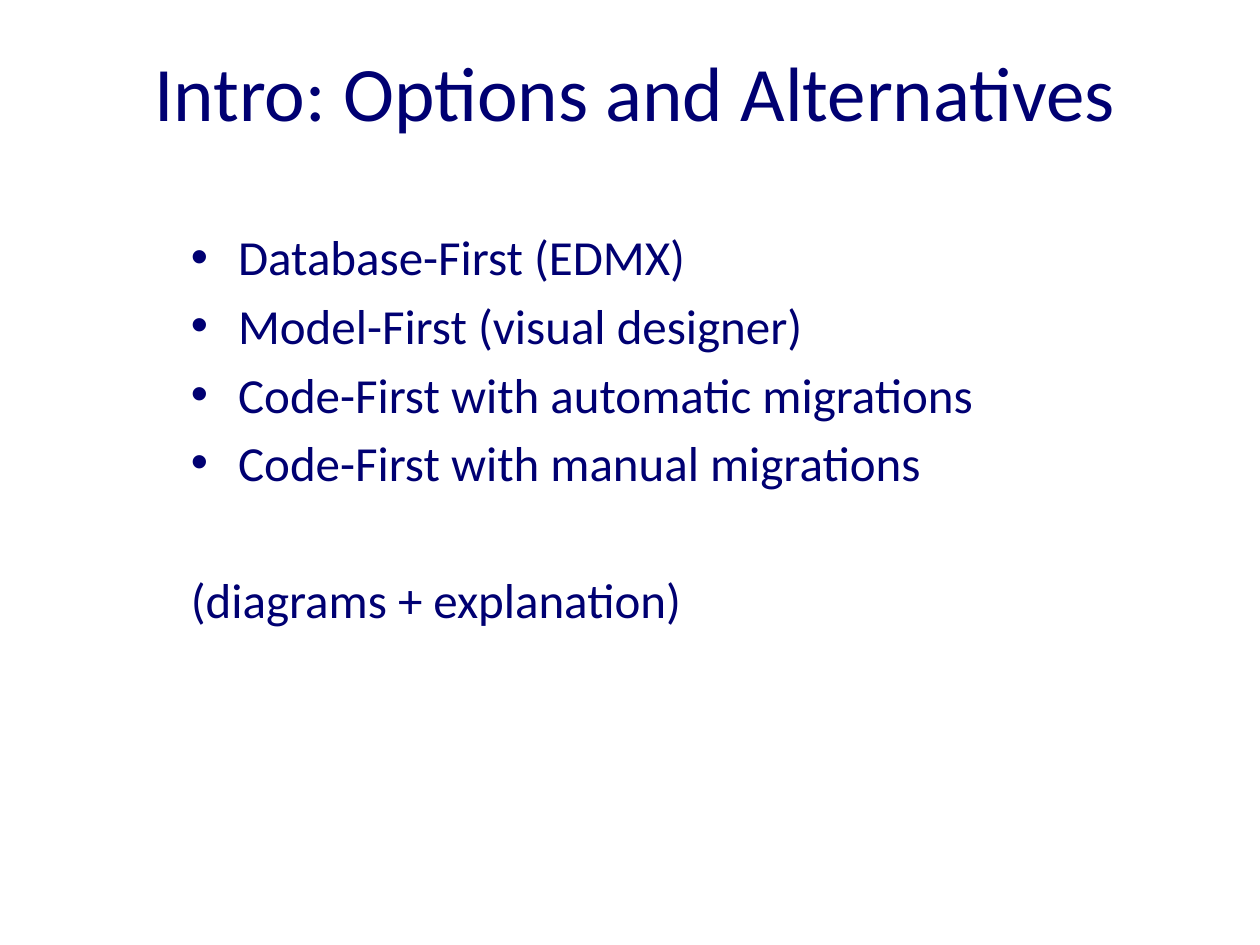
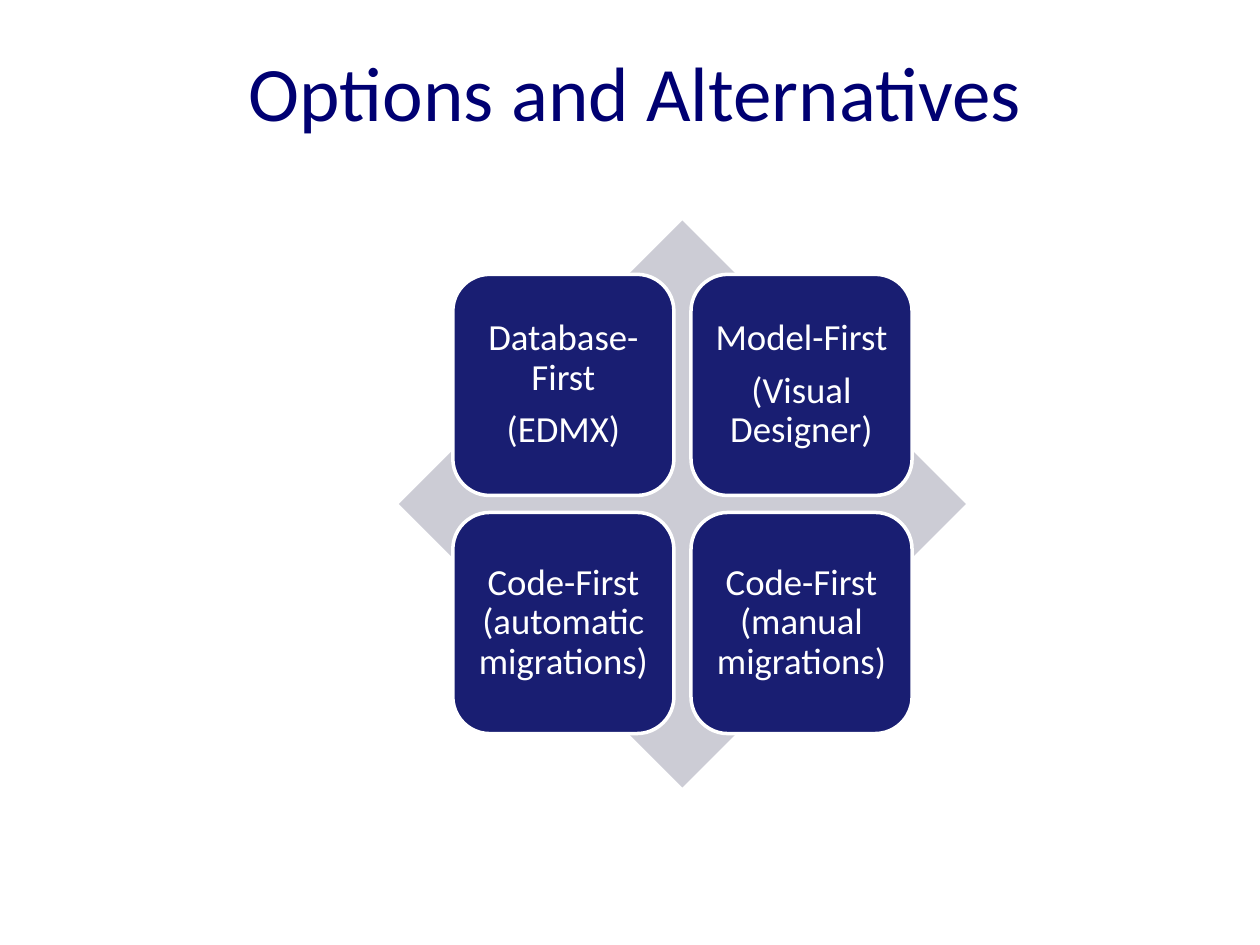
Before and after one commit to excellalabs/ExcellaLean, a slide deck: slide 6 of _presentations/CodeFirstMigrations.pptx. Drawn at 1260x945 pixels with LibreOffice and Linux fonts; fonts in the diff are those of the drawing; background and template pictures are left out. Boxes give left, top, right and bottom in pixels: in the first picture for what was removed or moved away, otherwise in the second. Text is boxed around its words. In the diff, an @@ line names an element or a change of style, - is before the commit and + after.

```diff
--- a/_presentations/CodeFirstMigrations.pptx
+++ b/_presentations/CodeFirstMigrations.pptx
@@ title at <box>249,67,1020,134</box>: text changed @@
-Intro: Options and Alternatives
+Options and Alternatives
@@ text removed at <box>191,239,972,627</box> @@
-• Database-First (EDMX)
-• Model-First (visual designer)
-• Code-First with automatic migrations
-• Code-First with manual migrations
-(diagrams + explanation)
@@ group added at <box>399,220,966,788</box>: 4 rounded rectangles, 4 texts, 1 diamond @@
+Database-First
+(EDMX)
+Model-First
+(Visual Designer)
+Code-First (automatic migrations)
+Code-First (manual migrations)
```
Also in this commit, not shown: 12 other slides changed, 2 slides added, 3 slides removed.
